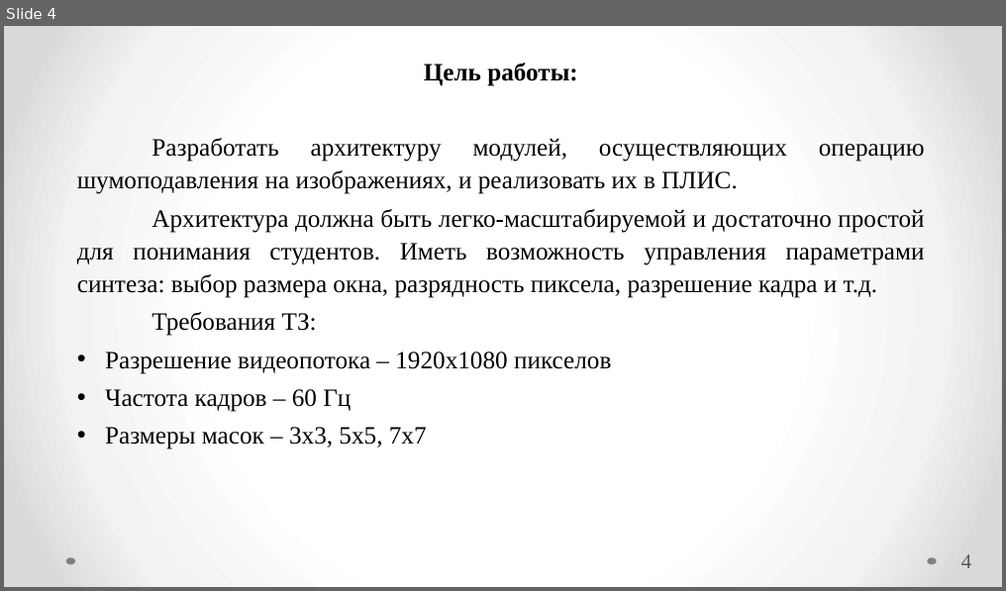
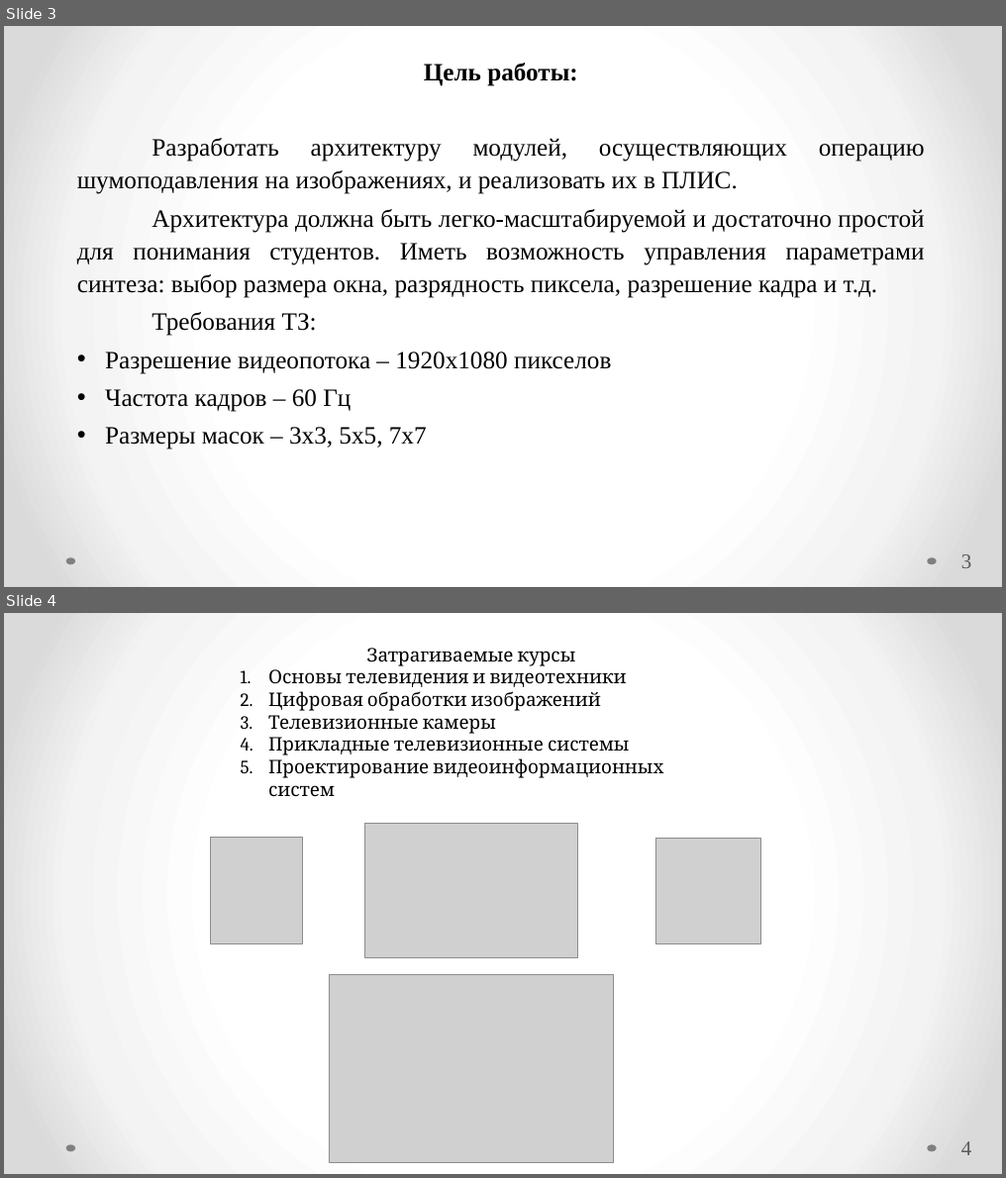
Before and after one commit to Radiophantom/master_yoda, a slide deck: VKR.pptx. Shown one above the other, each under a label of ours: slide 4 before the commit, slides 3 and 4 after it. The pictures are 1006x591 and 1006x1178 pixels, drawn with LibreOffice and Linux fonts; fonts in the diff are those of the drawing; grey boxes stand for pictures. Boxes give left, top, right and bottom in pixels: in the first picture for what was removed or moved away, otherwise in the second. Text is boxed around its words. In the diff, an @@ line names an element or a change of style, - is before the commit and + after.

```diff
--- a/VKR.pptx
+++ b/VKR.pptx
@@ slide 4 added at (x1=4, y1=613, x2=1002, y2=1174), background gradient #FFFFFF to #F4F4F4 to #DADADA; not listed: 2 template elements that a slide beside it also shows @@
@@ text added at (x1=268, y1=648, x2=663, y2=797), 18 pt, text #000000 @@
+Затрагиваемые курсы
+1. Основы телевидения и видеотехники
+2. Цифровая обработки изображений
+3. Телевизионные камеры
+4. Прикладные телевизионные системы
+5. Проектирование видеоинформационных систем
@@ picture added at (x1=211, y1=838, x2=303, y2=944) @@
@@ picture added at (x1=364, y1=823, x2=577, y2=959) @@
@@ picture added at (x1=655, y1=839, x2=761, y2=944) @@
@@ picture added at (x1=329, y1=975, x2=614, y2=1163) @@
@@ page number added at (x1=961, y1=1142, x2=972, y2=1156), 20 pt, text #595959 @@
+4
@@ what was slide 4 is now slide 3 @@
@@ page number at (x1=961, y1=555, x2=972, y2=569): text changed @@
-4
+3
```
Also in this commit, not shown: 6 slides changed, 9 other slides added, 5 slides removed, 3 other files.
